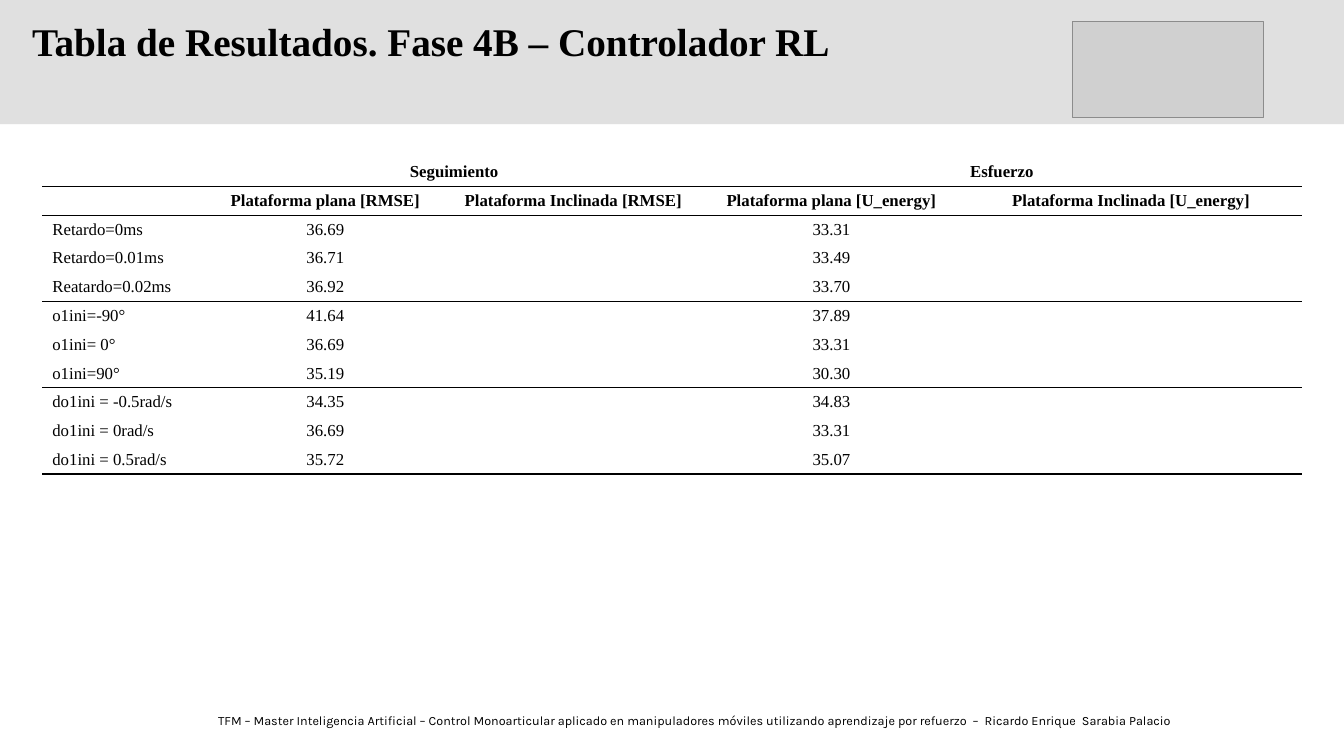
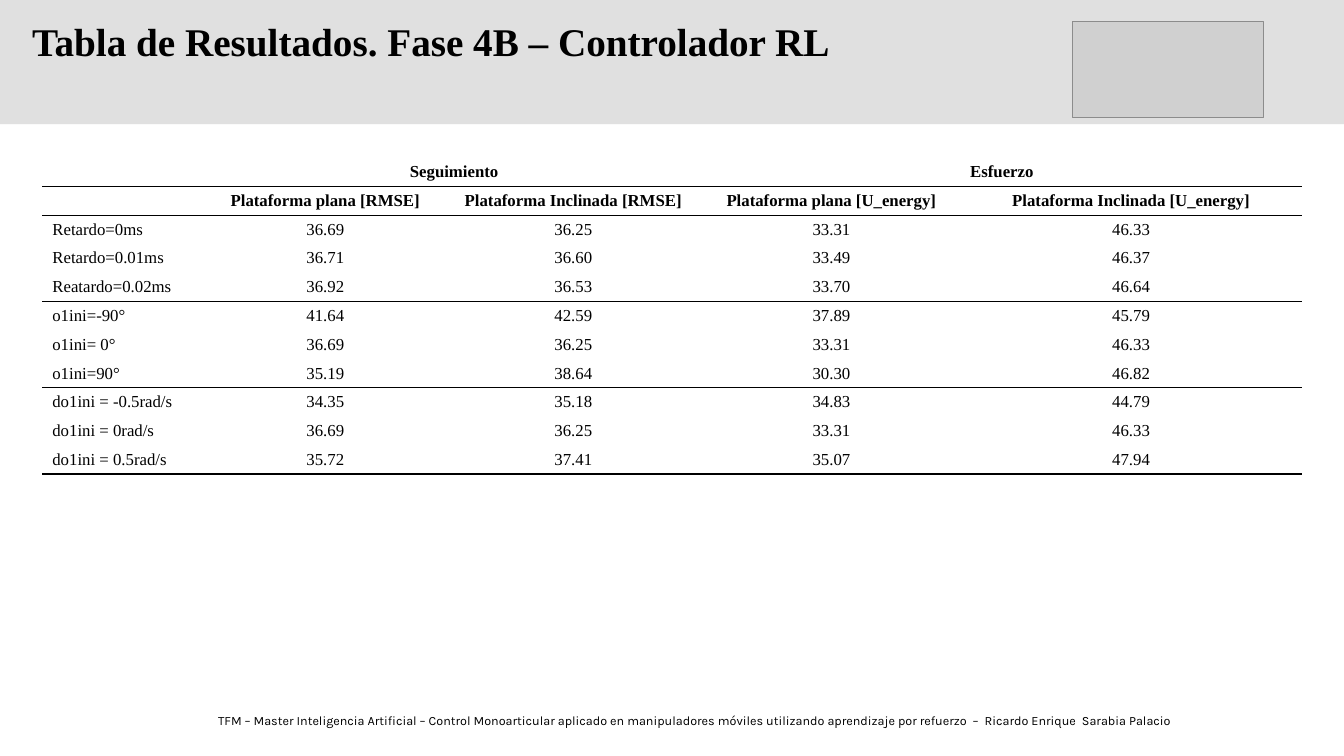
Before and after one commit to RichardSarabia/SimuladorBrazoLazaro_RLAgent_TFM_RicardoSarabia, a slide deck: slide 1 of Fase4/03_results/FaseB/TablaResultadosFase4B.pptx. Drawn at 1344x756 pixels with LibreOffice and Linux fonts; fonts in the diff are those of the drawing; grey boxes stand for pictures. Boxes give left, top, right and bottom in pixels: in the first picture for what was removed or moved away, otherwise in the second. Text is boxed around its words. In the diff, an @@ line names an element or a change of style, - is before the commit and + after.

```diff
--- a/Fase4/03_results/FaseB/TablaResultadosFase4B.pptx
+++ b/Fase4/03_results/FaseB/TablaResultadosFase4B.pptx
@@ table at [42, 157, 1304, 490] @@
-row 3, column 3: 
+row 3, column 3: 36.25
-row 3, column 5: 
+row 3, column 5: 46.33
-row 4, column 3: 
+row 4, column 3: 36.60
-row 4, column 5: 
+row 4, column 5: 46.37
-row 5, column 3: 
+row 5, column 3: 36.53
-row 5, column 5: 
+row 5, column 5: 46.64
-row 6, column 3: 
+row 6, column 3: 42.59
-row 6, column 5: 
+row 6, column 5: 45.79
-row 7, column 3: 
+row 7, column 3: 36.25
-row 7, column 5: 
+row 7, column 5: 46.33
-row 8, column 3: 
+row 8, column 3: 38.64
-row 8, column 5: 
+row 8, column 5: 46.82
-row 9, column 3: 
+row 9, column 3: 35.18
-row 9, column 5: 
+row 9, column 5: 44.79
-row 10, column 3: 
+row 10, column 3: 36.25
-row 10, column 5: 
+row 10, column 5: 46.33
-row 11, column 3: 
+row 11, column 3: 37.41
-row 11, column 5: 
+row 11, column 5: 47.94
```
Also in this commit, not shown: 36 other files.
